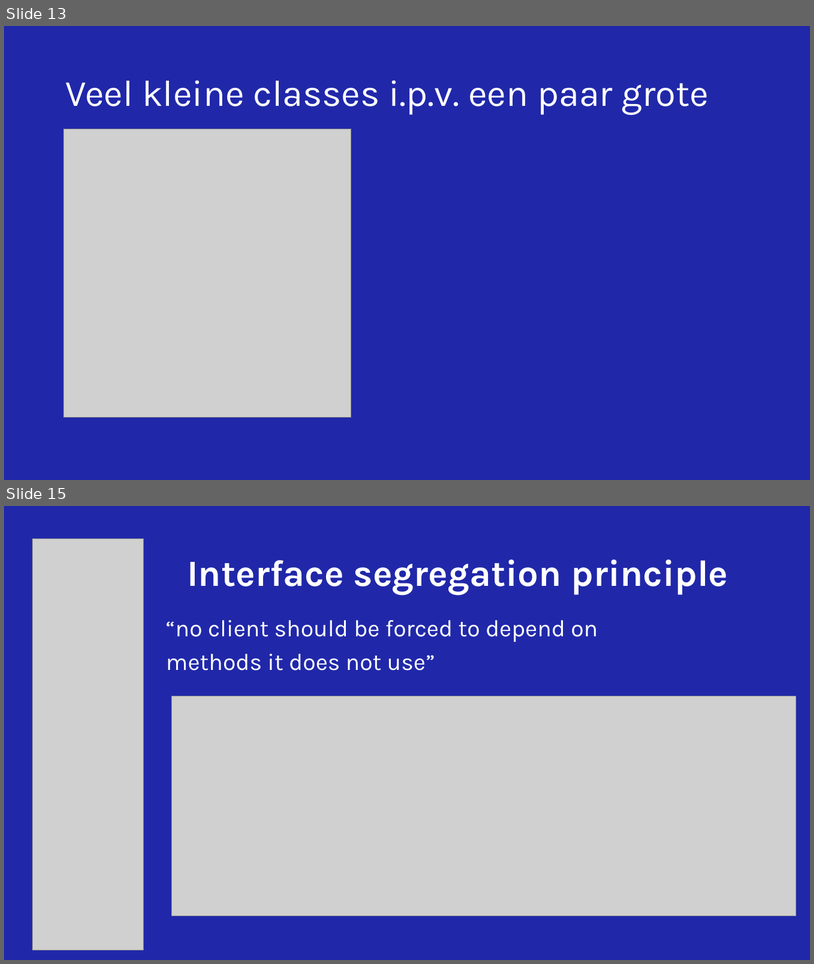
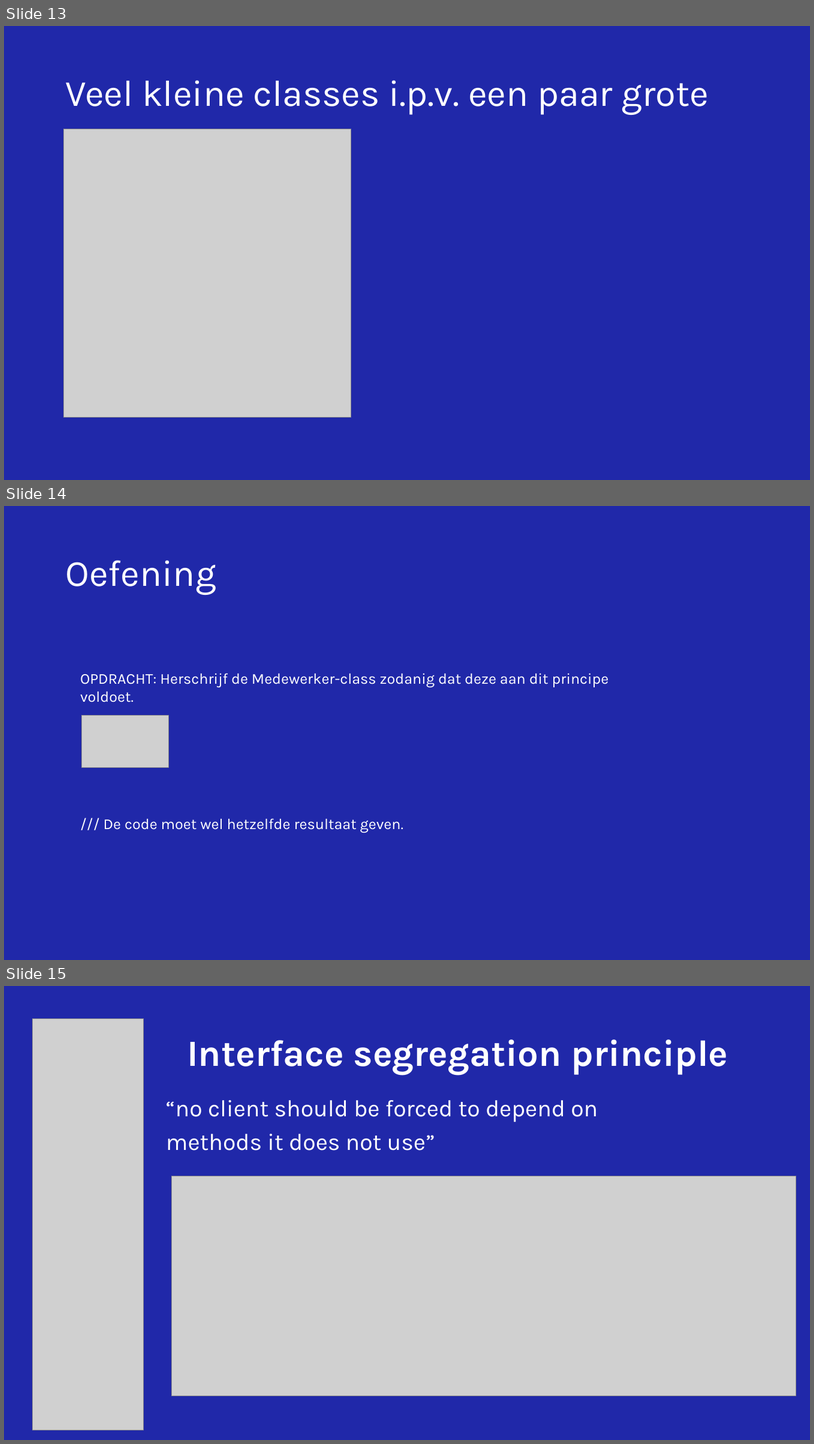
Before and after one commit to NickDekker/SOLID-GRASP, a slide deck: Presentatie/SOLID-Grasp-training.pptx. Shown one above the other, each under a label of ours: slides 13 and 15 before the commit, slides 13, 14 and 15 after it; the slides between them are not shown. The pictures are 814x964 and 814x1444 pixels, drawn with LibreOffice and Linux fonts; fonts in the diff are those of the drawing; grey boxes stand for pictures; background and template pictures are left out. Boxes give left, top, right and bottom in pixels: in the first picture for what was removed or moved away, otherwise in the second. Text is boxed around its words. In the diff, an @@ line names an element or a change of style, - is before the commit and + after.

```diff
--- a/Presentatie/SOLID-Grasp-training.pptx
+++ b/Presentatie/SOLID-Grasp-training.pptx
@@ slide 14 added at box(4, 506, 810, 960), background #2028A9 @@
@@ title added at box(65, 560, 216, 595), 44 pt, text #FFFFFF @@
+Oefening
@@ text added at box(80, 673, 609, 832), 18 pt, text #FFFFFF @@
+OPDRACHT: Herschrijf de Medewerker-class zodanig dat deze aan dit principe voldoet.
+/// De code moet wel hetzelfde resultaat geven.
@@ picture added at box(82, 715, 168, 768) @@
```
Also in this commit, not shown: 5 slides changed, 6 other slides added, 4 slides removed.
